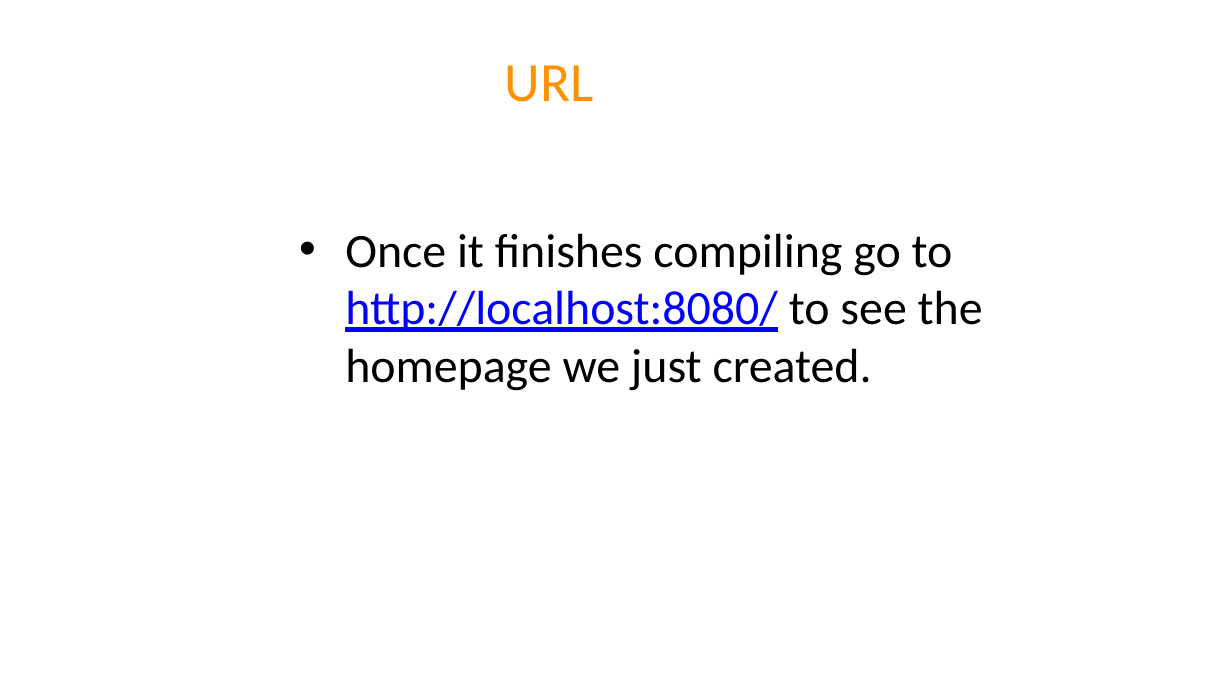
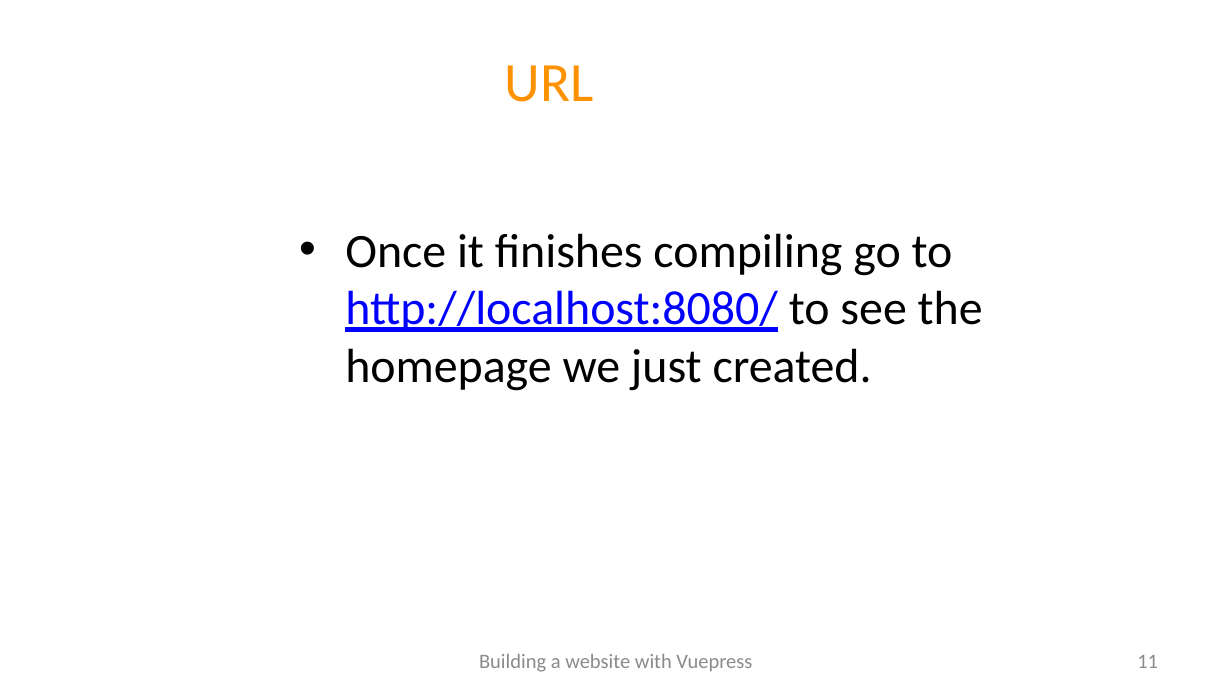
Before and after one commit to swaroopatirumalareddy/vuepress, a slide deck: slide 11 of workshop.pptx. Drawn at 1232x693 pixels with LibreOffice and Linux fonts; fonts in the diff are those of the drawing; background and template pictures are left out. Boxes give left, top, right and bottom in pixels: in the first picture for what was removed or moved away, otherwise in the second. Text is boxed around its words. In the diff, an @@ line names an element or a change of style, - is before the commit and + after.

```diff
--- a/workshop.pptx
+++ b/workshop.pptx
@@ text added at [479, 654, 752, 672], 12 pt, text #8C8C8C @@
+Building a website with Vuepress
@@ page number added at [1137, 655, 1158, 668], 12 pt, text #8C8C8C @@
+11
```
Also in this commit, not shown: 14 other slides changed, 1 slide added.
